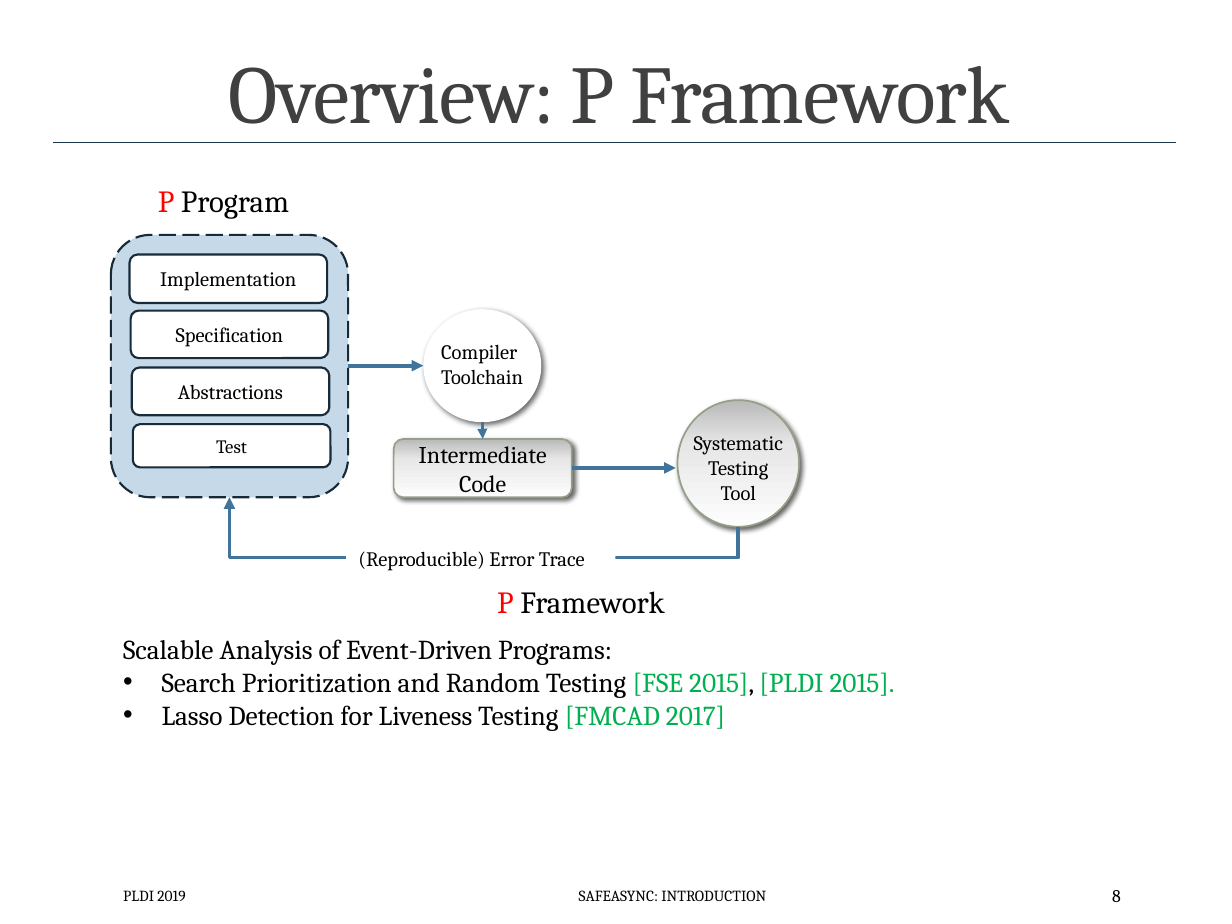
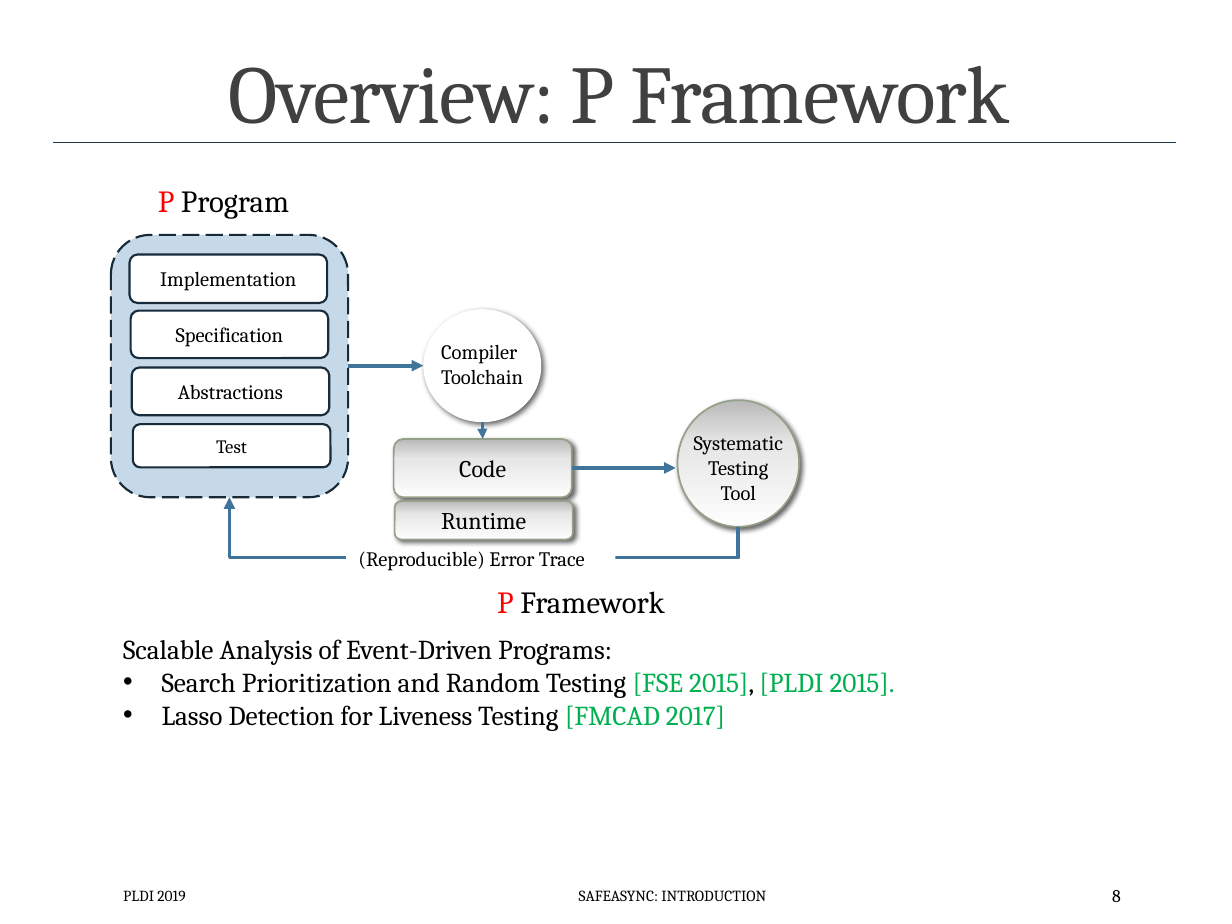
Before and after one commit to p-org/plditutorial, a slide deck: slide 8 of Presentations/1 - Introduction.pptx. Drawn at 1232x924 pixels with LibreOffice and Linux fonts; fonts in the diff are those of the drawing. Boxes give left, top, right and bottom in pixels: in the first picture for what was removed or moved away, otherwise in the second. Text is boxed around its words. In the diff, an @@ line names an element or a change of style, - is before the commit and + after.

```diff
--- a/Presentations/1 - Introduction.pptx
+++ b/Presentations/1 - Introduction.pptx
@@ text in rounded rectangle at [459,460,506,477]: text changed @@
-Intermediate Code
+Code
@@ rounded rectangle added at [394,501,573,540], fill gradient #FEFEFE to #E7E7E7 to #B9B9B9, outline #94A088 1 pt, 14 pt, text #000000 @@
+Runtime
@@ rectangle "(Reproducible) Error Trace": place and size @@
-rectangle "(Reproducible) Error Trace" at [358,551,585,571]
+rectangle "(Reproducible) Error Trace" at [346,540,616,577]
```
Also in this commit, not shown: 8 other slides changed.
